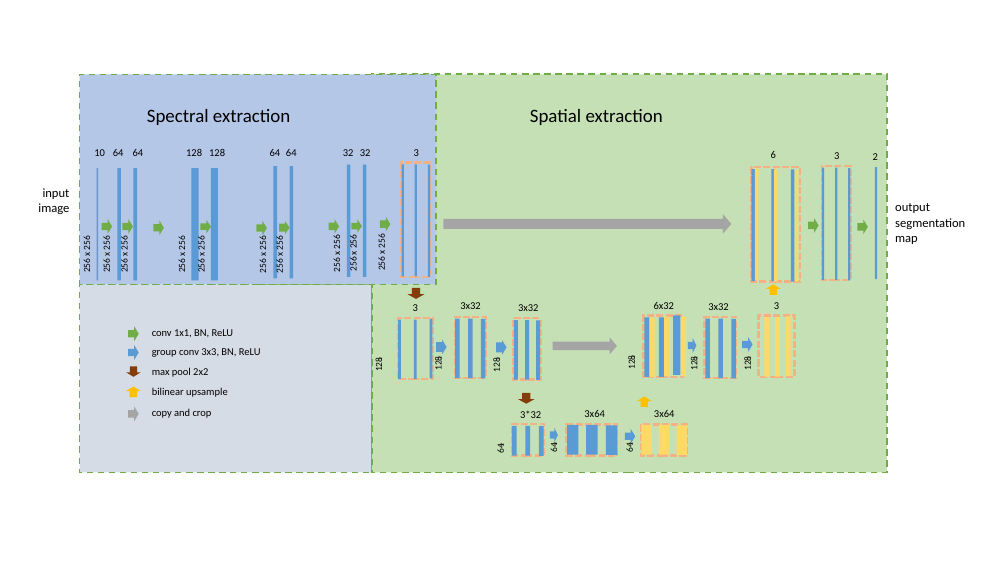
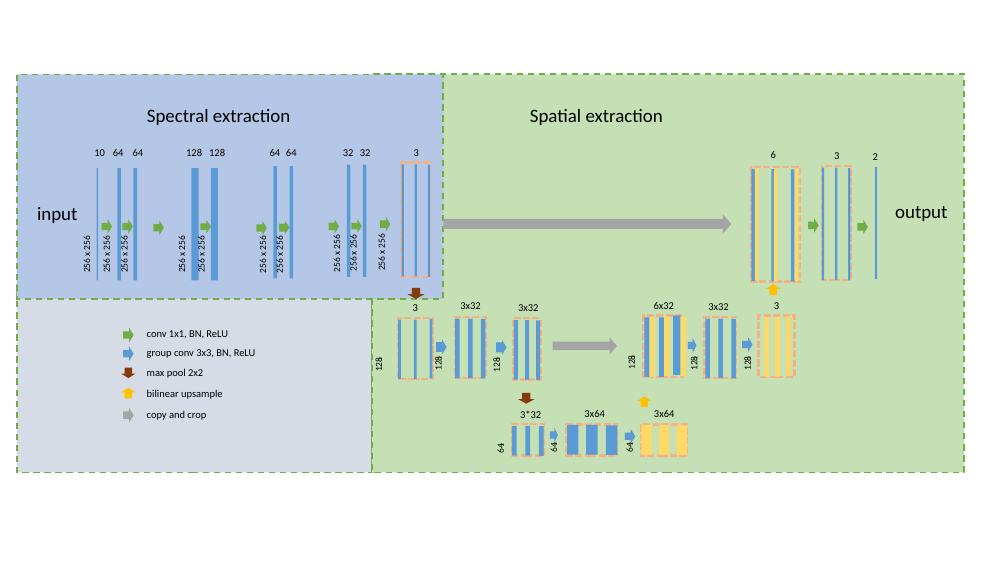
Before and after one commit to W-void/landsat0, a slide deck: slide 8 of pic/模型图.pptx. Drawn at 1008x567 pixels with LibreOffice and Linux fonts; fonts in the diff are those of the drawing. Boxes give left, top, right and bottom in pixels: in the first picture for what was removed or moved away, otherwise in the second. Text is boxed around its words. In the diff, an @@ line names an element or a change of style, - is before the commit and + after.

```diff
--- a/pic/模型图.pptx
+++ b/pic/模型图.pptx
@@ rectangle: place and size @@
-rectangle at [79, 74, 436, 284]
+rectangle at [17, 74, 443, 299]
@@ rectangle: place and size @@
-rectangle at [372, 74, 887, 473]
+rectangle at [372, 74, 964, 473]
@@ text "input": place and size @@
-text "input" at [38, 188, 70, 214]
+text "input" at [37, 207, 77, 223]
@@ text "input" at [37, 207, 77, 223]: size 12 to 18 pt @@
@@ text at [38, 203, 69, 214]: paragraph removed @@
-image
@@ text "output" at [895, 206, 947, 221]: size 12 to 18 pt @@
@@ text at [895, 218, 965, 244]: paragraphs removed @@
-segmentation
-map
@@ rectangle: place and size @@
-rectangle at [79, 284, 372, 473]
+rectangle at [17, 284, 372, 473]
@@ 5 texts, 5 right arrows: place and size @@
-5 texts, 5 right arrows at [127, 327, 261, 421]
+5 texts, 5 right arrows at [121, 327, 256, 422]
```
Also in this commit, not shown: 1 other slide changed, 3 slides added, 43 other files.
